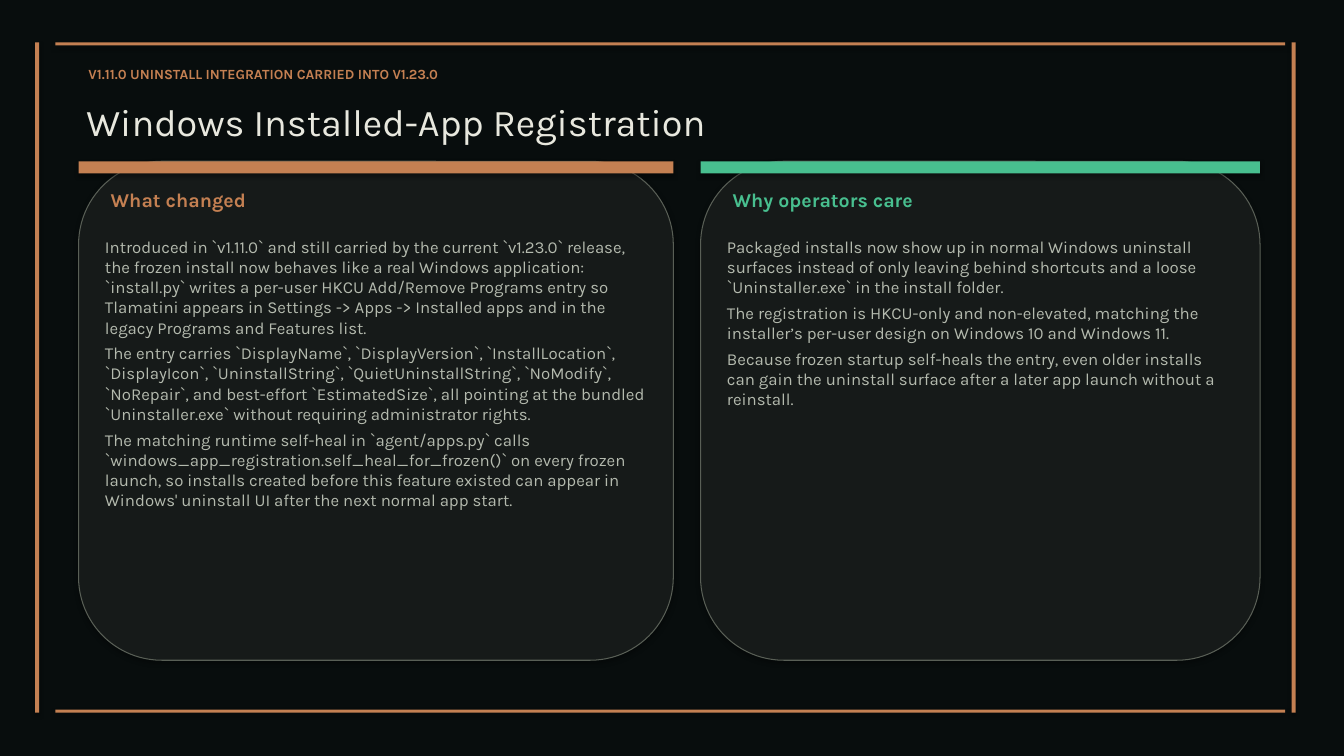
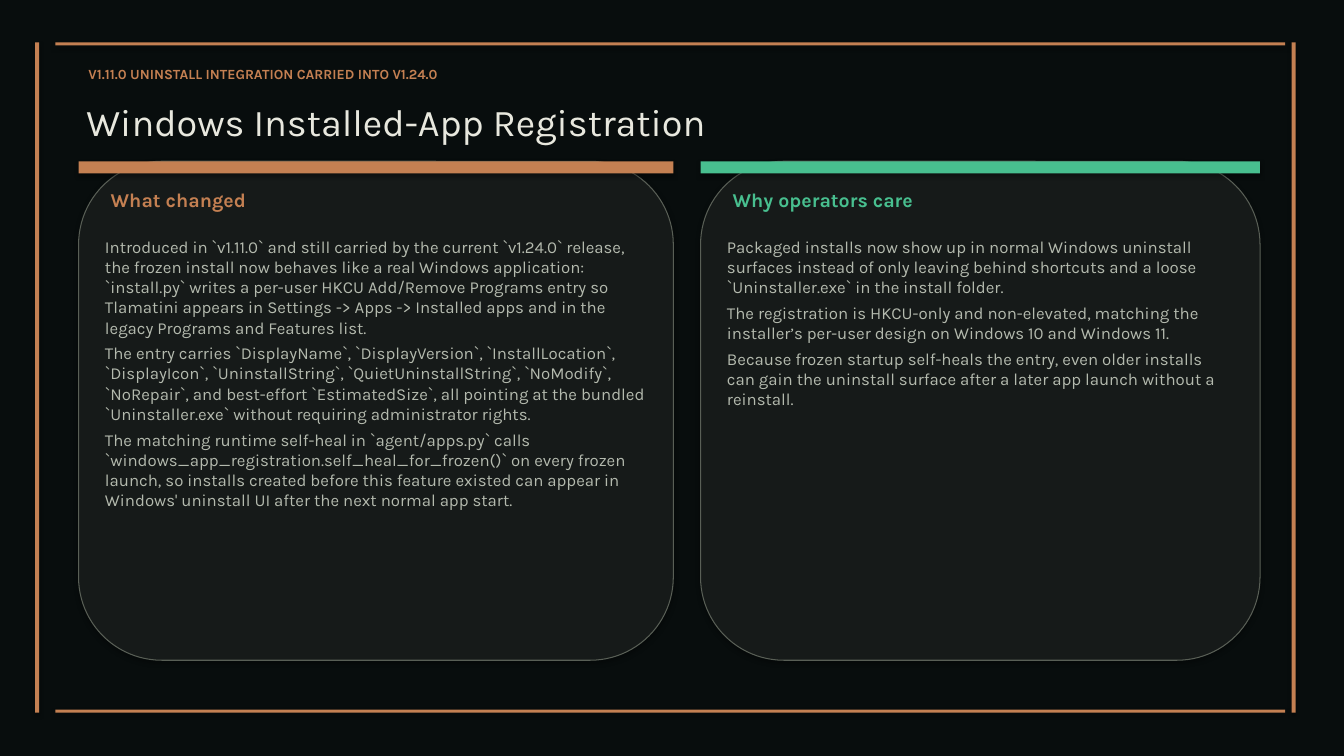
Before and after one commit to XAIHT/Tlamatini, a slide deck: slide 17 of Tlamatini_eXtended_Artificial_Intelligence_Humanly_Tempered.pptx. Drawn at 1344x756 pixels with LibreOffice and Linux fonts; fonts in the diff are those of the drawing. Boxes give left, top, right and bottom in pixels: in the first picture for what was removed or moved away, otherwise in the second. Text is boxed around its words. In the diff, an @@ line names an element or a change of style, - is before the commit and + after.

Commit message:
Updating visual documentation and self-aware/self-modify document, to version 1.24.0, by Tlamatini's-AutoBot.

```diff
--- a/Tlamatini_eXtended_Artificial_Intelligence_Humanly_Tempered.pptx
+++ b/Tlamatini_eXtended_Artificial_Intelligence_Humanly_Tempered.pptx
@@ text at box(88, 69, 438, 79): text changed @@
-V1.11.0 UNINSTALL INTEGRATION CARRIED INTO V1.23.0
+V1.11.0 UNINSTALL INTEGRATION CARRIED INTO V1.24.0
@@ text at box(105, 240, 624, 338): text changed @@
-Introduced in `v1.11.0` and still carried by the current `v1.23.0` release, the frozen install now behaves like a real Windows application: `install.py` writes a per-user HKCU Add/Remove Programs entry so Tlamatini appears in Settings -> Apps -> Installed apps and in the legacy Programs and Features list.
+Introduced in `v1.11.0` and still carried by the current `v1.24.0` release, the frozen install now behaves like a real Windows application: `install.py` writes a per-user HKCU Add/Remove Programs entry so Tlamatini appears in Settings -> Apps -> Installed apps and in the legacy Programs and Features list.
```
Also in this commit, not shown: 17 other slides changed, 1 slide removed, 3 other files.
